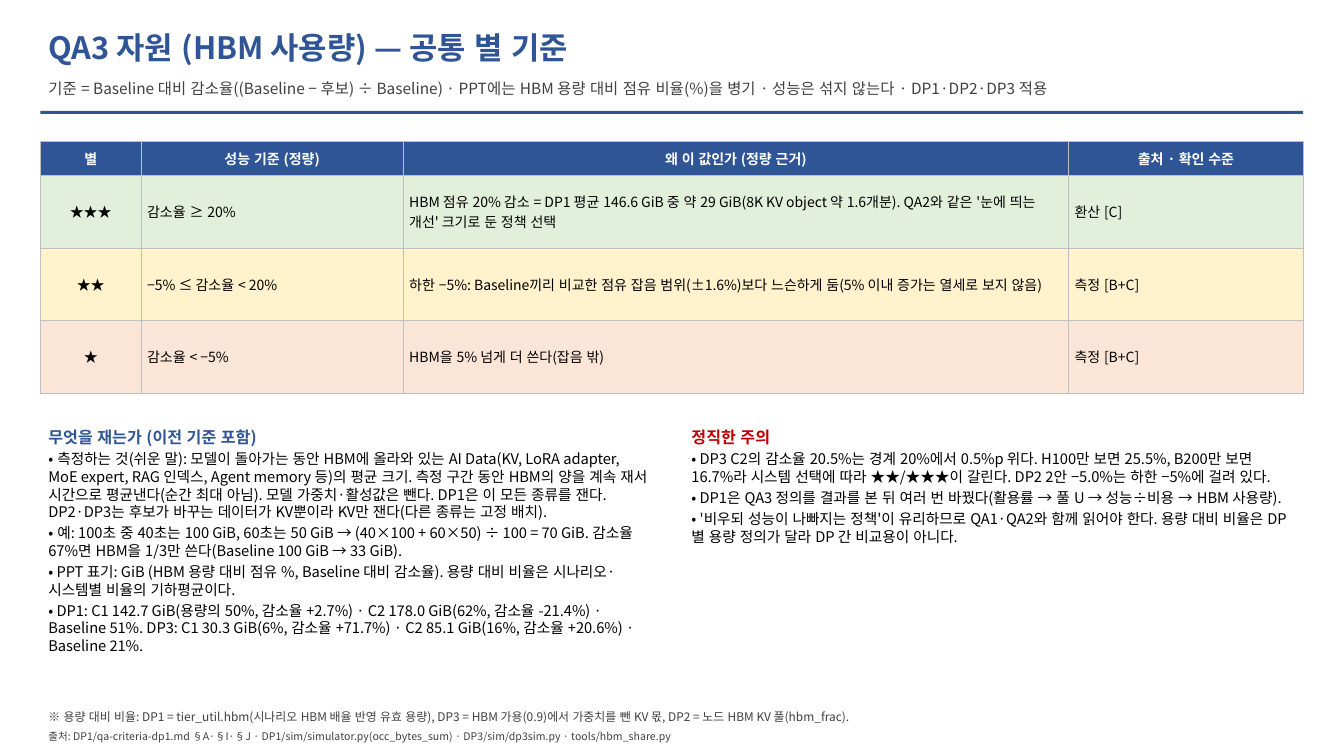
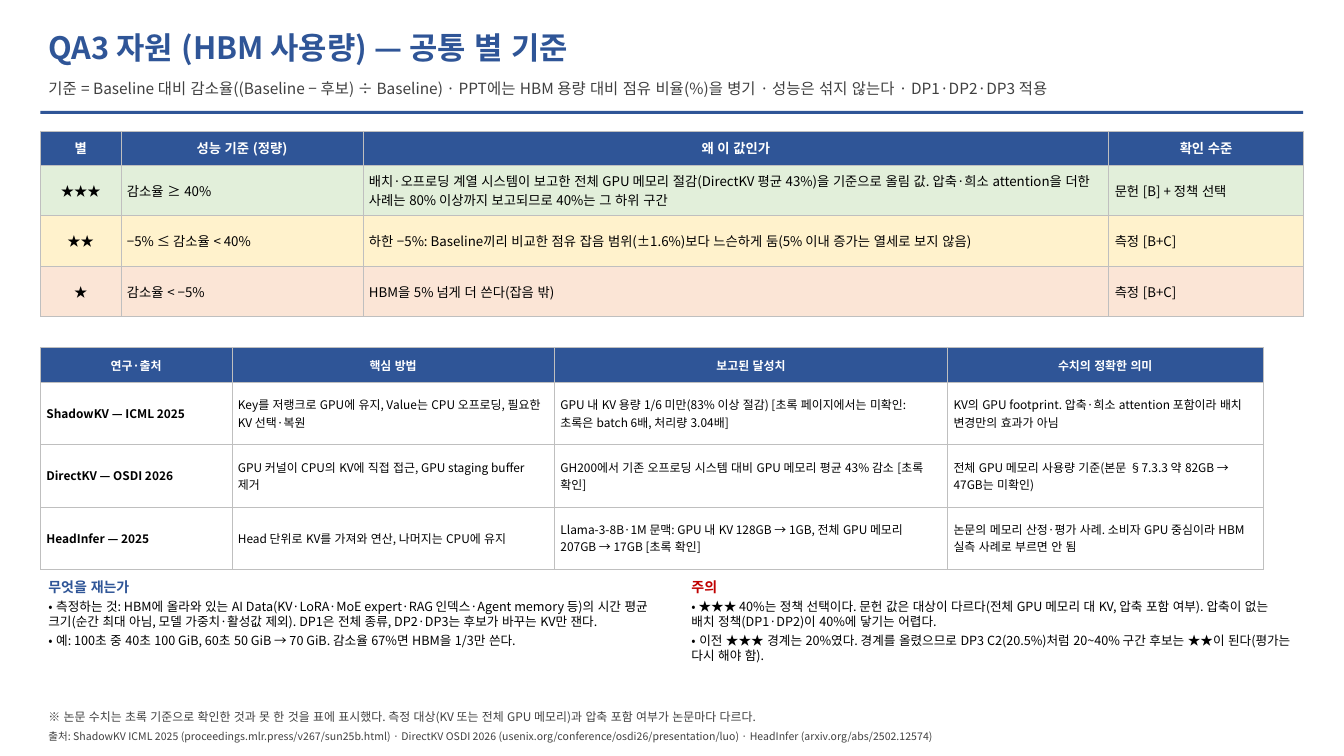
Before and after one commit to mkim0628/vllm, a slide deck: slide 15 of doc-mk/DP-overview-qa-unified.pptx. Drawn at 1344x756 pixels with LibreOffice and Linux fonts; fonts in the diff are those of the drawing. Boxes give left, top, right and bottom in pixels: in the first picture for what was removed or moved away, otherwise in the second. Text is boxed around its words. In the diff, an @@ line names an element or a change of style, - is before the commit and + after.

```diff
--- a/doc-mk/DP-overview-qa-unified.pptx
+++ b/doc-mk/DP-overview-qa-unified.pptx
@@ table at bbox=[40, 131, 1304, 317] @@
-row 1, column 3: 왜 이 값인가 (정량 근거)
+row 1, column 3: 왜 이 값인가
-row 1, column 4: 출처 · 확인 수준
+row 1, column 4: 확인 수준
-row 2: ★★★ | 감소율 ≥ 20% | HBM 점유 20% 감소 = DP1 평균 146.6 GiB 중 약 29 GiB(8K KV object 약 1.6개분). QA2와 같은 '눈에 띄는 개선' 크기로 둔 정책 선택 | 환산 [C]
+row 2: ★★★ | 감소율 ≥ 40% | 배치·오프로딩 계열 시스템이 보고한 전체 GPU 메모리 절감(DirectKV 평균 43%)을 기준으로 올림 값. 압축·희소 attention을 더한 사례는 80% 이상까지 보고되므로 40%는 그 하위 구간 | 문헌 [B] + 정책 선택
-row 3, column 2: −5% ≤ 감소율 < 20%
+row 3, column 2: −5% ≤ 감소율 < 40%
@@ size 10 to 9.5 pt in "별", "성능 기준 (정량)", "★★★", "★★" and 6 more places @@
@@ table: place and size @@
-table at bbox=[40, 141, 1304, 393]
+table at bbox=[40, 131, 1304, 317]
@@ table added at bbox=[40, 348, 1263, 570], 4 rows, 4 columns @@
+연구·출처 | 핵심 방법 | 보고된 달성치 | 수치의 정확한 의미
+ShadowKV — ICML 2025 | Key를 저랭크로 GPU에 유지, Value는 CPU 오프로딩, 필요한 KV 선택·복원 | GPU 내 KV 용량 1/6 미만(83% 이상 절감) [초록 페이지에서는 미확인: 초록은 batch 6배, 처리량 3.04배] | KV의 GPU footprint. 압축·희소 attention 포함이라 배치 변경만의 효과가 아님
+DirectKV — OSDI 2026 | GPU 커널이 CPU의 KV에 직접 접근, GPU staging buffer 제거 | GH200에서 기존 오프로딩 시스템 대비 GPU 메모리 평균 43% 감소 [초록 확인] | 전체 GPU 메모리 사용량 기준(본문 §7.3.3 약 82GB → 47GB는 미확인)
+HeadInfer — 2025 | Head 단위로 KV를 가져와 연산, 나머지는 CPU에 유지 | Llama-3-8B·1M 문맥: GPU 내 KV 128GB → 1GB, 전체 GPU 메모리 207GB → 17GB [초록 확인] | 논문의 메모리 산정·평가 사례. 소비자 GPU 중심이라 HBM 실측 사례로 부르면 안 됨
@@ text removed at bbox=[691, 429, 1281, 543] @@
-정직한 주의
-• DP3 C2의 감소율 20.5%는 경계 20%에서 0.5%p 위다. H100만 보면 25.5%, B200만 보면 16.7%라 시스템 선택에 따라 ★★/★★★이 갈린다. DP2 2안 −5.0%는 하한 −5%에 걸려 있다.
-• DP1은 QA3 정의를 결과를 본 뒤 여러 번 바꿨다(활용률 → 풀 U → 성능÷비용 → HBM 사용량).
-• '비우되 성능이 나빠지는 정책'이 유리하므로 QA1·QA2와 함께 읽어야 한다. 용량 대비 비율은 DP별 용량 정의가 달라 DP 간 비교용이 아니다.
@@ text at bbox=[48, 580, 648, 648]: text changed; size 10.5 to 9 pt @@
-무엇을 재는가 (이전 기준 포함)
-• 측정하는 것(쉬운 말): 모델이 돌아가는 동안 HBM에 올라와 있는 AI Data(KV, LoRA adapter, MoE expert, RAG 인덱스, Agent memory 등)의 평균 크기. 측정 구간 동안 HBM의 양을 계속 재서 시간으로 평균낸다(순간 최대 아님). 모델 가중치·활성값은 뺀다. DP1은 이 모든 종류를 잰다. DP2·DP3는 후보가 바꾸는 데이터가 KV뿐이라 KV만 잰다(다른 종류는 고정 배치).
-• 예: 100초 중 40초는 100 GiB, 60초는 50 GiB → (40×100 + 60×50) ÷ 100 = 70 GiB. 감소율 67%면 HBM을 1/3만 쓴다(Baseline 100 GiB → 33 GiB).
-• PPT 표기: GiB (HBM 용량 대비 점유 %, Baseline 대비 감소율). 용량 대비 비율은 시나리오·시스템별 비율의 기하평균이다.
-• DP1: C1 142.7 GiB(용량의 50%, 감소율 +2.7%) · C2 178.0 GiB(62%, 감소율 -21.4%) · Baseline 51%. DP3: C1 30.3 GiB(6%, 감소율 +71.7%) · C2 85.1 GiB(16%, 감소율 +20.6%) · Baseline 21%.
+무엇을 재는가
+• 측정하는 것: HBM에 올라와 있는 AI Data(KV·LoRA·MoE expert·RAG 인덱스·Agent memory 등)의 시간 평균 크기(순간 최대 아님, 모델 가중치·활성값 제외). DP1은 전체 종류, DP2·DP3는 후보가 바꾸는 KV만 잰다.
+• 예: 100초 중 40초 100 GiB, 60초 50 GiB → 70 GiB. 감소율 67%면 HBM을 1/3만 쓴다.
@@ text added at bbox=[691, 580, 1290, 663], 9 pt, text #000000 @@
+주의
+• ★★★ 40%는 정책 선택이다. 문헌 값은 대상이 다르다(전체 GPU 메모리 대 KV, 압축 포함 여부). 압축이 없는 배치 정책(DP1·DP2)이 40%에 닿기는 어렵다.
+• 이전 ★★★ 경계는 20%였다. 경계를 올렸으므로 DP3 C2(20.5%)처럼 20~40% 구간 후보는 ★★이 된다(평가는 다시 해야 함).
@@ text at bbox=[64, 711, 756, 723]: text changed @@
-※ 용량 대비 비율: DP1 = tier_util.hbm(시나리오 HBM 배율 반영 유효 용량), DP3 = HBM 가용(0.9)에서 가중치를 뺀 KV 몫, DP2 = 노드 HBM KV 풀(hbm_frac).
+※ 논문 수치는 초록 기준으로 확인한 것과 못 한 것을 표에 표시했다. 측정 대상(KV 또는 전체 GPU 메모리)과 압축 포함 여부가 논문마다 다르다.
@@ text at bbox=[48, 731, 933, 743]: text changed @@
-출처: DP1/qa-criteria-dp1.md §A·§I·§J · DP1/sim/simulator.py(occ_bytes_sum) · DP3/sim/dp3sim.py · tools/hbm_share.py
+출처: ShadowKV ICML 2025 (proceedings.mlr.press/v267/sun25b.html) · DirectKV OSDI 2026 (usenix.org/conference/osdi26/presentation/luo) · HeadInfer (arxiv.org/abs/2502.12574)
```
Also in this commit, not shown: 4 other slides changed, 1 slide added, 1 other file.
